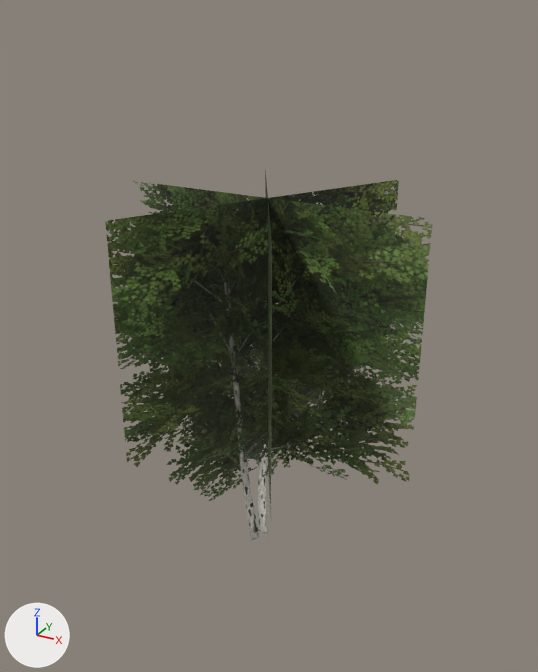
The glTF model modely/nove/briza_mlada_daleko.glb: old version first, new version second.
Camera for both pictures: a 50 mm lens placed at (5.85, -10.6, 9.63), pointed at (0.07, -0.09, 4.38). Lighting does not change. The marker at lower left points along +X, +Y and +Z. The older version comes first.

Script lines for the objects in view, before the commit:
```python
me_karta0 = bpy.data.meshes.new('karta0')
me_karta0.from_pydata(...)  # 12 vertices, 6 faces; spans x -2.78..2.78, y -2.4..2.4, z 0.0..6.8
# faces by material slot: [2, 2, 2]
me_karta0.materials.append(mat_briza_mlada_daleko_0)
me_karta0.materials.append(mat_briza_mlada_daleko_1)
me_karta0.materials.append(mat_briza_mlada_daleko_2)
# before: 2 (2.78, 0.0, 6.8), 3 (-2.78, 0.0, 6.8) at pixel (132, 180), 6 (1.39, 2.4, 6.8) at pixel (398, 179), 7 (-1.39, -2.4, 6.8) at pixel (105, 220), 10 (-1.39, 2.4, 6.8)
# before: 11 (1.39, -2.4, 6.8)
ob_briza_mlada_daleko = bpy.data.objects.new('briza_mlada_daleko', me_karta0)
ob_briza_mlada_daleko.location = (0.0, 0.0, 0.0)
```
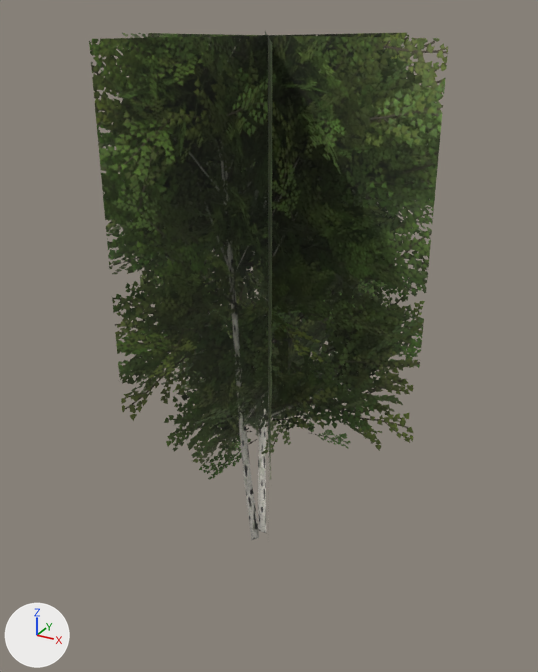
The newer file is also rescaled (x0.859) as a whole; pictures and numbers use the older file's frame.

Location of each change, (x1, y1, x2, y2) in pixels of the pictures (538 x 672 px):
```json
{"object": "briza_mlada_daleko", "change": "reshaped", "before": [105, 169, 432, 541], "after": [89, 31, 448, 541], "on screen": "10% wider, 37% taller"}
```

Scene script edits in JSON lines:
```json
{"block": "me_karta0", "where": "# used by ob_briza_mlada_daleko; location = (0.0, 0.0, 0.0)"}
{"op": "remove", "block": "me_karta0", "code": "me_karta0.from_pydata(...)  # 12 vertices, 6 faces; spans x -2.78..2.78, y -2.4..2.4, z 0.0..6.8"}
{"op": "add", "block": "me_karta0", "code": "me_karta0.from_pydata(...)  # 12 vertices, 6 faces; spans x -2.78..2.78, y -2.4..2.4, z 0.0..9.27"}
{"block": "me_karta0", "change": "me_karta0 part 1"}
{"op": "add", "block": "me_karta0", "code": "for i in [2, 3, 6, 7, 10, 11]: me_karta0.vertices[i].co += Vector((0.0, 0.0, 2.47))"}
```
